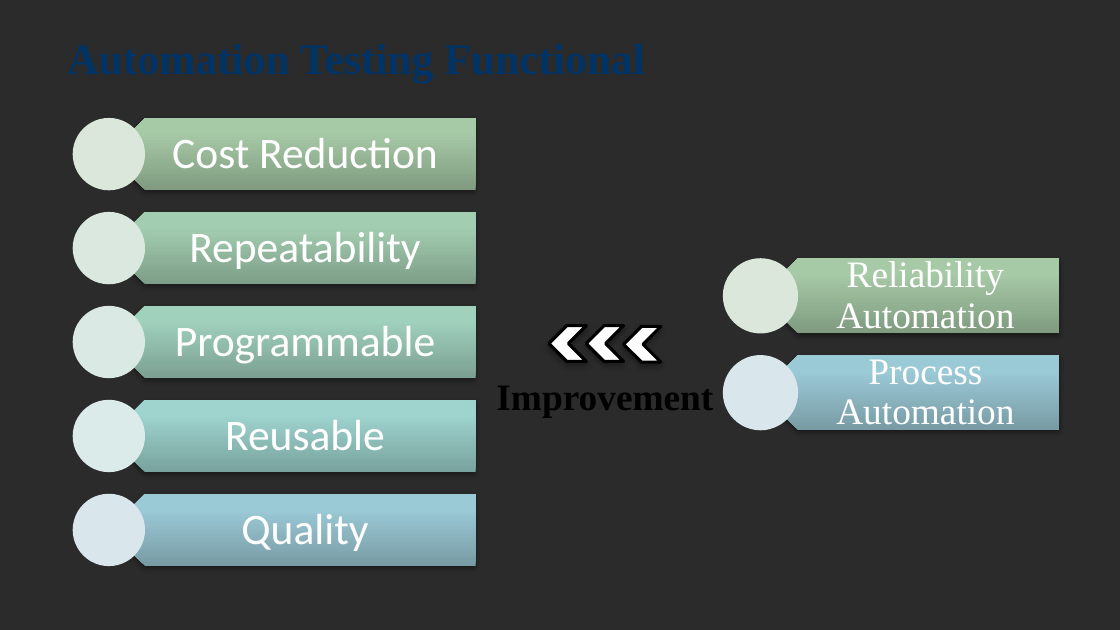
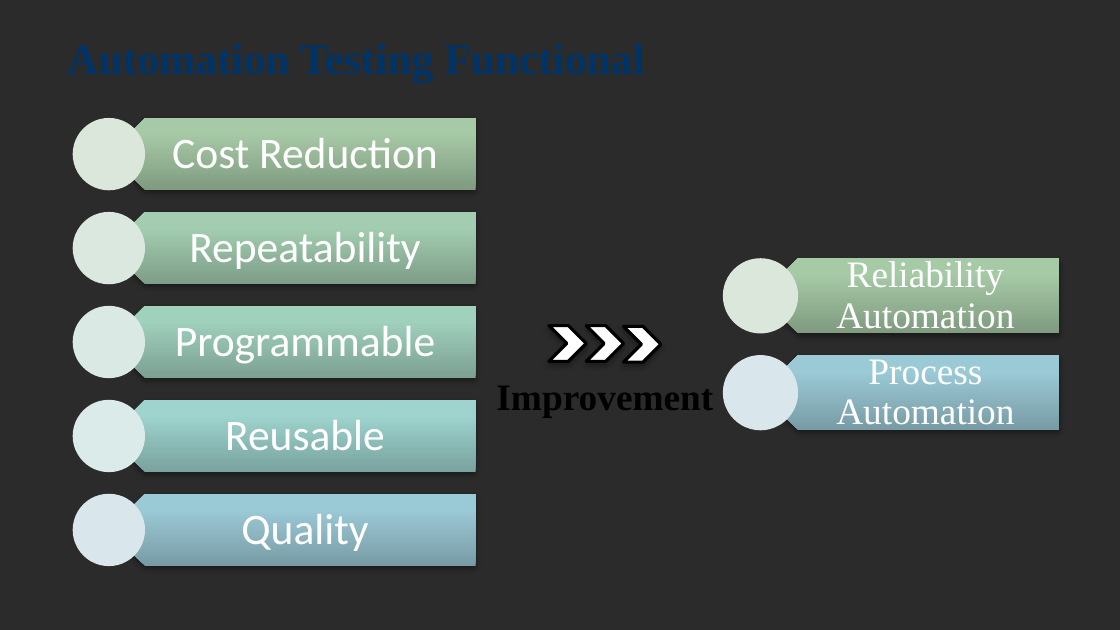
Before and after one commit to jackiejay888/automation, a slide deck: slide 3 of kpi/Automation Testing_Demo/Automation Testing_20200311.pptx. Drawn at 1120x630 pixels with LibreOffice and Linux fonts; fonts in the diff are those of the drawing; background and template pictures are left out; a plain dark background stands for a picture behind light text. Boxes give left, top, right and bottom in pixels: in the first picture for what was removed or moved away, otherwise in the second. Text is boxed around its words. In the diff, an @@ line names an element or a change of style, - is before the commit and + after.

```diff
--- a/kpi/Automation Testing_Demo/Automation Testing_20200311.pptx
+++ b/kpi/Automation Testing_Demo/Automation Testing_20200311.pptx
@@ rotation 180 to 0 degrees in 3 elements at (549, 326, 586, 362), (586, 326, 623, 362), (624, 326, 661, 362) @@
```
Also in this commit, not shown: 8 other files.
